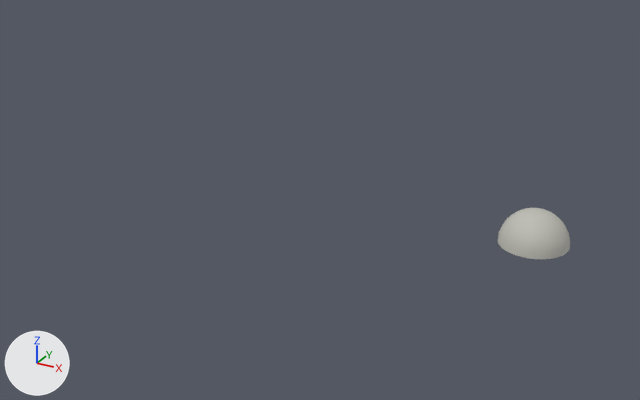
Renders of the OBJ model models/object1316.obj from each side of a commit.
Both versions are drawn from a camera (50 mm lens) standing at (1.76, -2.73, 1.27) and looking at (0.24, 0.04, -0.12). The lights are fixed; the arrows at lower left show +X, +Y and +Z. Where no turn or scale is listed for an object, it has been applied to the vertices.
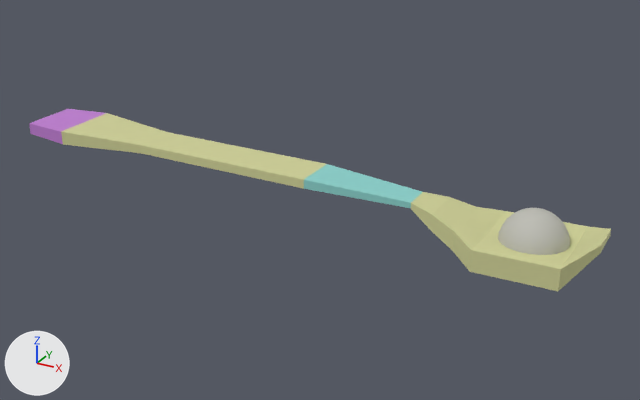
What the commit changed:
Material 'Material.002' (mat_material_002) is new.
Its base color is (0.258, 0.64, 0.604) (cyan #8bd1cc).
Its roughness is 0.69.
Material 'Material' (mat_material) is new.
Its base color is (0.634, 0.64, 0.312) (beige #d0d198).
Its roughness is 0.69.
Material 'Material.001' (mat_material_001) is new.
Its base color is (0.522, 0.202, 0.64) (purple #bf7cd1).
Its roughness is 0.69.
me_object1316 is used by ob_object1316; location (0.0, 0.0, 0.0).
me_object1316 had 257 vertices, 480 faces and spanned x 0.973..1.214, y -0.121..0.121, z -0.08..0.041.
me_object1316 now has 357 vertices, 676 faces and spans x -1.111..1.328, y -0.18..0.18, z -0.146..0.041.
me_object1316 part 1: a new loose piece of 100 vertices spanning x -1.111..1.328, y -0.18..0.18, z -0.146..0.029.
Part 2, on me_object1316:
100 faces are deleted.
100 new faces join them, mat_material_003 (grey #bebdb4), smooth.
me_object1316 now uses material mat_material (beige #d0d198).
me_object1316 now uses material mat_material_001 (purple #bf7cd1).
me_object1316 now uses material mat_material_002 (cyan #8bd1cc).

What differs and where, as boxes [x1, y1, x2, y2] in the pictures (640 x 400 px; the box of a moved part takes in the faces that stretch with it):
'object1316', reshaped (699% wider, 252% taller): before [498, 208, 570, 259]; after [29, 109, 611, 291]
part 1 of me_object1316, added (beige): after [29, 109, 611, 291]
part 2 of me_object1316, moved or reshaped: before [501, 208, 569, 259]; after [502, 208, 569, 255]
